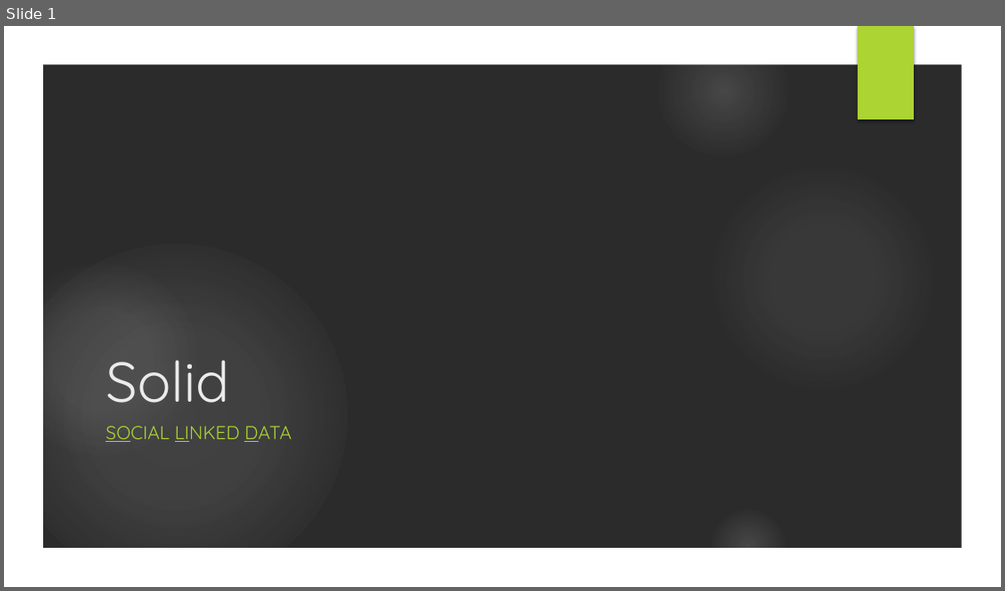
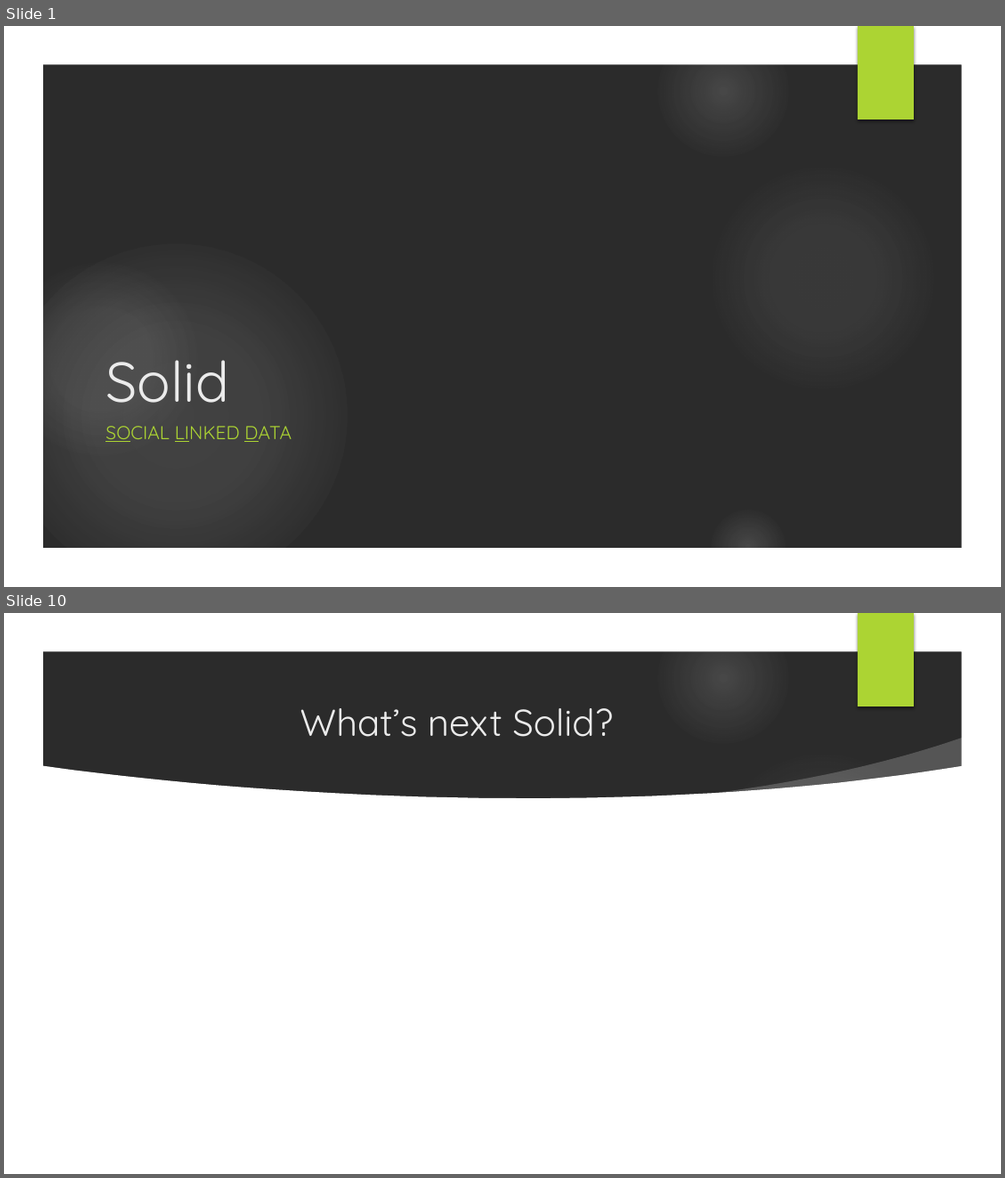
Before and after one commit to swakita14/RecNexus, a slide deck: Presentation/Solid.pptx. Shown one above the other, each under a label of ours: slide 1 before the commit, slides 1 and 10 after it; the slides between them are not shown. The pictures are 1005x591 and 1005x1178 pixels, drawn with LibreOffice and Linux fonts; fonts in the diff are those of the drawing; background and template pictures are left out; a plain dark background stands for a picture behind light text. Boxes give left, top, right and bottom in pixels: in the first picture for what was removed or moved away, otherwise in the second. Text is boxed around its words. In the diff, an @@ line names an element or a change of style, - is before the commit and + after.

```diff
--- a/Presentation/Solid.pptx
+++ b/Presentation/Solid.pptx
@@ slide 10 added at <box>4,613,1001,1174</box>, background picture (left out); not listed: 7 template elements that a slide beside it also shows @@
@@ title added at <box>300,708,613,737</box>, 36 pt, text #EBEBEB @@
+What’s next Solid?
@@ freeform shape added at <box>697,738,970,819</box>, fill #FFFFFF at 20% opacity @@
@@ freeform shape added at <box>41,765,963,1136</box>, fill #FFFFFF @@
```
Also in this commit, not shown: 8 other slides added.
